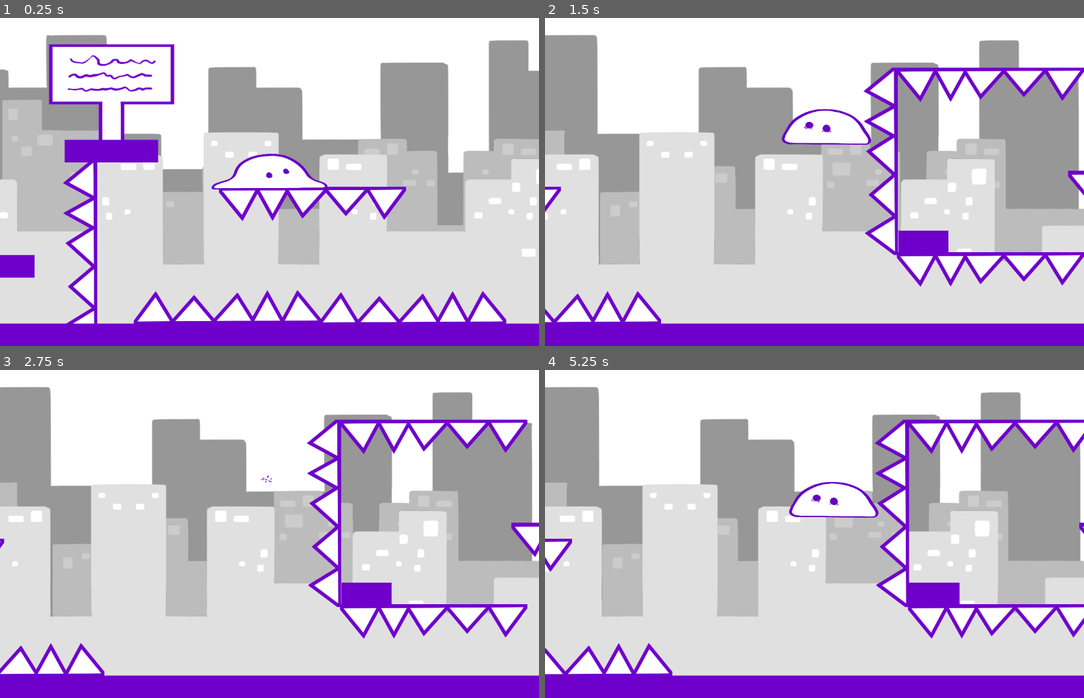
Above: before the commit, frames 1-4 (two rows, left to right).
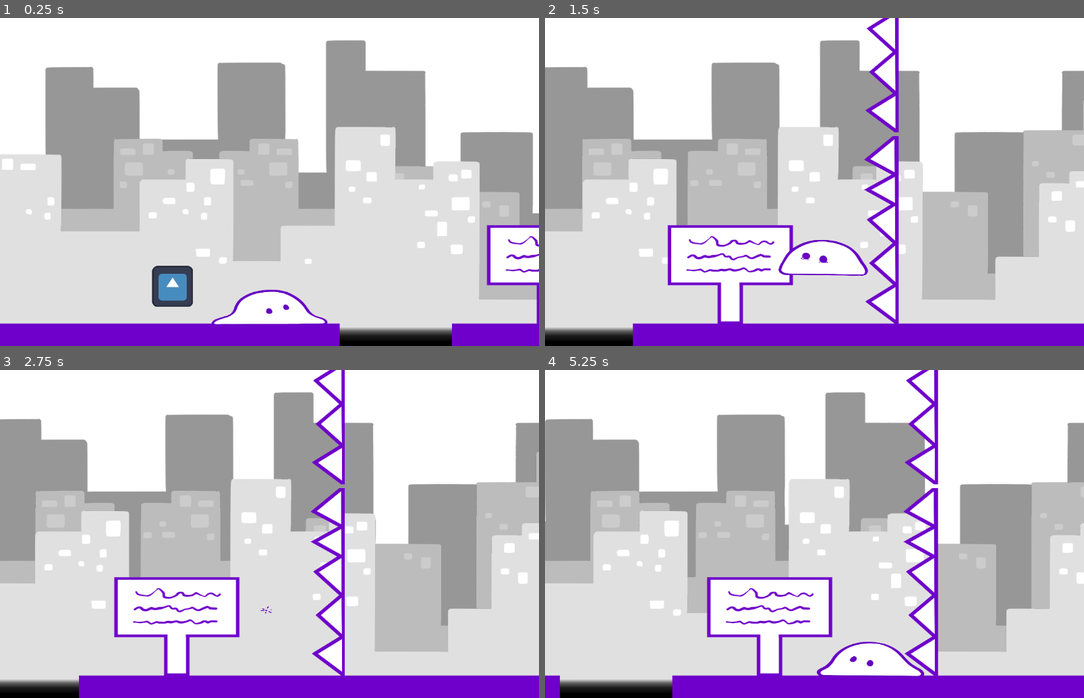
Above: after the commit, the same moments.

Repository: Globs-United/Project
Game: Godot game, scene res://lvl2.tscn
The game is run twice, just before and just after one commit, with the same random seed, the same clock (stepped at 60 frames per second) and the same inputs. This scene is started directly instead of the project's main scene. The engine's default icon, where the game draws it, is replaced by a stand-in: a white triangle on a blue panel in a dark square.
Inputs:
- Up to frame 1 (0.25 s): no input
- Up to frame 2 (1.5 s): hold Right (moveRight) from 0.53 s (still down); tap E (interact) at 0.6, 1.35 s; tap Space (jump) at 0.77 s
- Up to frame 3 (2.75 s): tap Space (jump) at 1.52 s; release Right (moveRight) at 2.03 s; hold Left (moveLeft) from 2.03 s (still down); tap E (interact) at 2.1 s
- Up to frame 4 (5.25 s): tap Enter at 2.75 s; tap E (interact) at 2.85, 3.6, 4.35, 5, 5.1 s; tap Space (jump) at 3.02, 3.5, 3.77, 4.52 s; release Left (moveLeft) at 4.28 s; hold Right (moveRight) from 4.28 s (still down)

The runs differ from the first frame. In frame 1, 48% of the frame differs, in the area x 0-100%, y 5-100%; in frame 2, 48%; in frame 3, 46%; in frame 4, 49%, in the area x 0-100%, y 0-100%.

Commit message:
Make checkpoint

Diff:
--- /dev/null
+++ b/checkpoint.gd
@@ -0,0 +1,14 @@
+extends Area2D
+
+var player_within = false
+var state = 0
+
+func state_display():
+	if state == 0:
+		0# Display unchecked
+	if state == 1:
+		0# Display checked
+
+func _on_body_entered(body: Node2D) -> void:
+	if body.is_in_group("player"):
+		get_tree().call_group("player", "_on_check_point", position)
--- /dev/null
+++ b/checkpoint.tscn
@@ -0,0 +1,20 @@
+[gd_scene load_steps=4 format=3 uid="uid://cs2y2xdm75fed"]
+
+[ext_resource type="Texture2D" uid="uid://3bpxaef7r5vt" path="res://icon.svg" id="1_luqgl"]
+[ext_resource type="Script" uid="uid://drb2s0tjalt6h" path="res://checkpoint.gd" id="1_r6hke"]
+
+[sub_resource type="CircleShape2D" id="CircleShape2D_r6hke"]
+radius = 51.4198
+
+[node name="Checkpoint" type="Area2D"]
+script = ExtResource("1_r6hke")
+
+[node name="CollisionShape2D" type="CollisionShape2D" parent="."]
+shape = SubResource("CircleShape2D_r6hke")
+
+[node name="Icon" type="Sprite2D" parent="."]
+position = Vector2(1, 1)
+scale = Vector2(0.679688, 0.679688)
+texture = ExtResource("1_luqgl")
+
+[connection signal="body_entered" from="." to="." method="_on_body_entered"]
--- a/lvl2.tscn
+++ b/lvl2.tscn
@@ -8,24 +8,30 @@
 [ext_resource type="PackedScene" uid="uid://d4h8ppy0mb78w" path="res://object_scenes/lightning_cloud.tscn" id="6_nujma"]
 [ext_resource type="PackedScene" uid="uid://dbjmiklp0s68j" path="res://object_scenes/spikes.tscn" id="7_t5h3c"]
 [ext_resource type="PackedScene" uid="uid://wsjajdqhncat" path="res://object_scenes/fire.tscn" id="8_ux455"]
+[ext_resource type="PackedScene" uid="uid://cs2y2xdm75fed" path="res://checkpoint.tscn" id="8_vcnes"]
 [ext_resource type="PackedScene" uid="uid://dh8i38af1uaom" path="res://object_scenes/sign.tscn" id="9_jukch"]
 
 [node name="Lvl 2" type="Node2D"]
 
 [node name="Player" parent="." instance=ExtResource("1_aq45b")]
 z_index = 3
-position = Vector2(3482, 118)
+position = Vector2(4725, 298)
 scale = Vector2(0.4, 0.4)
 
 [node name="Pit" parent="." instance=ExtResource("2_jukch")]
-position = Vector2(785, -302)
-scale = Vector2(0.8, 0.45)
+position = Vector2(4870, 350)
+scale = Vector2(0.4, 0.1)
 
 [node name="Wall" parent="." instance=ExtResource("3_vcnes")]
 z_index = 1
 position = Vector2(2400, 350)
 scale = Vector2(50, 0.5)
 
+[node name="Wall21" parent="." instance=ExtResource("3_vcnes")]
+z_index = 1
+position = Vector2(5400, 350)
+scale = Vector2(10, 0.5)
+
 [node name="Camera2D" type="Camera2D" parent="."]
 position = Vector2(0, 175)
 zoom = Vector2(2, 2)
@@ -53,7 +59,7 @@
 scale = Vector2(0.2, 0.2)
 
 [node name="Spikes11" parent="." instance=ExtResource("7_t5h3c")]
-position = Vector2(4270, 188)
+position = Vector2(4304, 188)
 rotation = -1.5708
 scale = Vector2(0.2, 0.2)
 
@@ -67,6 +73,26 @@
 rotation = -1.5708
 scale = Vector2(0.2, 0.2)
 
+[node name="Checkpoint" parent="." instance=ExtResource("8_vcnes")]
+position = Vector2(3857, 290)
+scale = Vector2(0.5, 0.5)
+
+[node name="Checkpoint4" parent="." instance=ExtResource("8_vcnes")]
+position = Vector2(3857, 290)
+scale = Vector2(0.5, 0.5)
+
+[node name="Checkpoint5" parent="." instance=ExtResource("8_vcnes")]
+position = Vector2(4621, 286)
+scale = Vector2(0.5, 0.5)
+
+[node name="Checkpoint2" parent="." instance=ExtResource("8_vcnes")]
+position = Vector2(2879, 296)
+scale = Vector2(0.5, 0.5)
+
+[node name="Checkpoint3" parent="." instance=ExtResource("8_vcnes")]
+position = Vector2(1413, 41)
+scale = Vector2(0.5, 0.5)
+
 [node name="Spikes6" parent="." instance=ExtResource("7_t5h3c")]
 position = Vector2(3437, 302)
 rotation = 1.5708
@@ -86,7 +112,15 @@
 scale = Vector2(0.2, 0.2)
 
 [node name="Spikes10" parent="." instance=ExtResource("7_t5h3c")]
-position = Vector2(4348, 264)
+position = Vector2(4382, 264)
+scale = Vector2(0.2, 0.2)
+
+[node name="Spikes13" parent="." instance=ExtResource("7_t5h3c")]
+position = Vector2(5179, 226)
+scale = Vector2(0.2, 0.2)
+
+[node name="Spikes14" parent="." instance=ExtResource("7_t5h3c")]
+position = Vector2(5179, 22)
 scale = Vector2(0.2, 0.2)
 
 [node name="Spikes4" parent="." instance=ExtResource("7_t5h3c")]
@@ -108,10 +142,20 @@
 scale = Vector2(0.15, 0.15)
 text = "Don't touch the spikes!"
 
+[node name="Sign4" parent="." instance=ExtResource("9_jukch")]
+position = Vector2(1316, 46)
+scale = Vector2(0.15, 0.15)
+text = "This is a checkpoint!"
+
 [node name="Sign3" parent="." instance=ExtResource("9_jukch")]
 position = Vector2(3315, 104)
 scale = Vector2(0.15, 0.15)
 text = "The backs are safe"
+
+[node name="Sign5" parent="." instance=ExtResource("9_jukch")]
+position = Vector2(5026, 297)
+scale = Vector2(0.15, 0.15)
+text = "Go in the hole."
 
 [node name="Wall2" parent="." instance=ExtResource("3_vcnes")]
 position = Vector2(388, 298)
--- a/scripts/playerKate.gd
+++ b/scripts/playerKate.gd
@@ -5,6 +5,9 @@
 const JUMP_VELOCITY = -300.0;
 const TERMINAL_VELOCITY = 500
 var gravity = ProjectSettings.get_setting("physics/2d/default_gravity");
+
+var initialPosition;
+@export var initialHealth = 1;
 
 var is_on_floor_custom = false;
 var jump_check = false
@@ -18,7 +21,7 @@
 	#idle, walk, jump, death
 var death_lock = false
 var death_animation_over = true;
-var health = 1
+var health = initialHealth;
 var can_be_hit = true
 @export var Yworld = false
 
@@ -31,6 +34,10 @@
 #use this to denotate if it will first appear in the upside-down world
 #don't worry about the setting Yworld before change_world is called
 #this is b/c change_world changes Yworld
+
+func _ready() -> void:
+	initialPosition = position;
+
 func _process(delta: float) -> void:
 	if Yworld != $AnimatedSprite2D.flip_v:
 		Yworld = !Yworld
@@ -184,6 +191,9 @@
 		can_be_hit = false
 		$iFrames.start()
 
+func _on_check_point(newPos):
+	initialPosition = newPos;
+
 
 
 func _on_i_frames_timeout() -> void:
@@ -205,4 +215,9 @@
 
 func _on_post_death_timeout() -> void:
 	print("player died: death_lock = "+str(death_lock)+"death_animation_over = "+str(death_animation_over))
-	get_tree().change_scene_to_file(get_tree().current_scene.scene_file_path)
+	position = initialPosition;
+	death_lock = false;
+	playerstate = "idle";
+	death_animation_over = false;
+	velocity = Vector2(0, 0);
+	health = initialHealth;
Not shown, added: checkpoint.gd.uid
Not shown: 1 places in lvl2.tscn that only renumber resources
